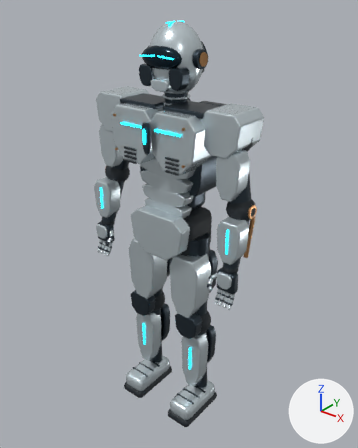
One commit to the glTF model assets/models/robot-player.glb: the scene before it, then after it.
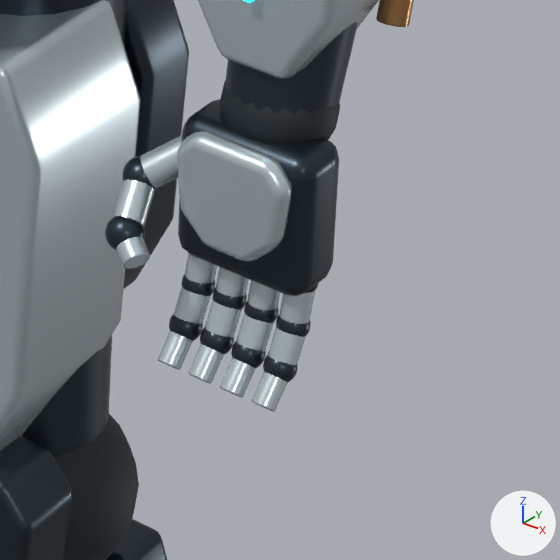
The first picture shows the older version from a 50 mm lens placed at (1.261, -1.559, 1.954), pointed at (0.005, 0.012, 0.98). The close-ups show the older and then the newer version on the part from 54% to 75% of the width and 57% to 74% of the height of that picture. Only the edits that show in the close-ups are written down. Lighting does not change. The marker at lower right points along +X, +Y and +Z. Vertices at exactly the same position are counted once.

Names of what the first close-up shows: 'ForearmL_native_batch', 'HandL_native_batch', 'ShinL_native_batch', 'ThighL_native_batch'.
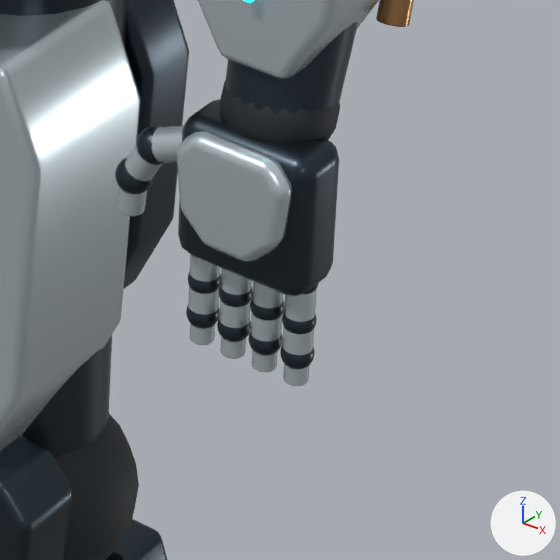
Location of each change, (x1, y1, x2, y2) in pixels of the close-ups (560 x 560 px; the box of a moved part takes in the faces that stretch with it):
'HandL_native_batch', reshaped (8% shorter)
    before: (105, 82, 340, 412)
    after: (115, 82, 340, 386)
part 1 of me_sphere_103, added
    after: (186, 305, 220, 329)
part 2 of me_sphere_103, added
    after: (217, 319, 251, 342)
part 3 of me_sphere_103, added
    after: (248, 331, 283, 356)
part 4 of me_sphere_103, added
    after: (280, 346, 315, 369)
part 5 of me_sphere_103, moved or reshaped
    before: (122, 156, 157, 190)
    after: (136, 126, 164, 165)
part 6 of me_sphere_103, moved or reshaped
    before: (105, 216, 145, 251)
    after: (115, 157, 154, 194)
part 7 of me_sphere_103, moved or reshaped
    before: (158, 331, 193, 370)
    after: (190, 323, 215, 345)
part 8 of me_sphere_103, moved or reshaped
    before: (189, 344, 224, 384)
    after: (220, 336, 246, 359)
part 9 of me_sphere_103, moved or reshaped
    before: (220, 358, 255, 398)
    after: (252, 350, 278, 372)
part 10 of me_sphere_103, moved or reshaped
    before: (252, 372, 287, 412)
    after: (283, 364, 309, 386)
part 11 of me_sphere_103, moved or reshaped
    before: (173, 287, 210, 324)
    after: (125, 146, 162, 181)
part 12 of me_sphere_103, moved or reshaped
    before: (236, 313, 273, 352)
    after: (117, 187, 147, 216)
part 13 of me_sphere_103, deleted
    before: (113, 179, 155, 226)
part 14 of me_sphere_103, deleted
    before: (116, 237, 150, 269)
part 15 of me_sphere_103, moved or reshaped
    before: (169, 253, 315, 383)
    after: (188, 254, 317, 355)
part 16 of me_sphere_103, moved or reshaped
    before: (140, 135, 182, 188)
    after: (151, 125, 184, 163)

Edits to the bpy script that builds the scene:
```text
Change me_sphere_103:
    remove me_sphere_103.from_pydata(...)  # 6238 vertices, 12348 faces; spans x 0.276..0.393, y -0.168..-0.058, z 0.765..0.955
    add me_sphere_103.from_pydata(...)  # 6240 vertices, 12348 faces; spans x 0.258..0.393, y -0.141..-0.058, z 0.769..0.955
    me_sphere_103 part 1: a new loose piece, a UV sphere (20 segments, 12 rings, poles along z) spanning x 0.309..0.328, y -0.119..-0.1, z 0.777..0.796, in mat_brushed_graphite_structural_frame_004 (dark blue #37424b)
    me_sphere_103 part 2: a new loose piece, a UV sphere (20 segments, 12 rings, poles along z) spanning x 0.33..0.349, y -0.119..-0.1, z 0.777..0.796, in mat_brushed_graphite_structural_frame_004 (dark blue #37424b)
    me_sphere_103 part 3: a new loose piece, a UV sphere (20 segments, 12 rings, poles along z) spanning x 0.351..0.37, y -0.119..-0.1, z 0.777..0.796, in mat_brushed_graphite_structural_frame_004 (dark blue #37424b)
    me_sphere_103 part 4: a new loose piece, a UV sphere (20 segments, 12 rings, poles along z) spanning x 0.372..0.391, y -0.119..-0.1, z 0.777..0.796, in mat_brushed_graphite_structural_frame_004 (dark blue #37424b)
    me_sphere_103 part 5: the loose piece of 222 vertices spanning x 0.276..0.298, y -0.139..-0.117, z 0.863..0.885 is moved by (-0.005, 0.02, 0.008)
    me_sphere_103 part 6: the loose piece of 222 vertices spanning x 0.283..0.305, y -0.164..-0.142, z 0.841..0.863 is moved by (-0.025, 0.044, 0.006)
    me_sphere_103 part 7: the loose piece of 160 vertices spanning x 0.311..0.325, y -0.147..-0.121, z 0.765..0.791 is multiplied about its middle by the matrix ((-1.0, 0.0, 0.0), (0.0, -0.747, 0.664), (0.0, 0.492, 0.553)), then moved by (0.0, 0.025, 0.0)
    me_sphere_103 part 8: the loose piece of 160 vertices spanning x 0.332..0.346, y -0.147..-0.121, z 0.765..0.791 is multiplied about its middle by the matrix ((-1.0, 0.0, 0.0), (0.0, -0.747, 0.664), (0.0, 0.492, 0.553)), then moved by (0.0, 0.025, 0.0)
    me_sphere_103 part 9: the loose piece of 160 vertices spanning x 0.353..0.367, y -0.147..-0.121, z 0.765..0.791 is multiplied about its middle by the matrix ((-1.0, 0.0, 0.0), (0.0, -0.747, 0.664), (0.0, 0.492, 0.553)), then moved by (0.0, 0.025, 0.0)
    me_sphere_103 part 10: the loose piece of 160 vertices spanning x 0.374..0.388, y -0.147..-0.121, z 0.765..0.791 is multiplied about its middle by the matrix ((-1.0, 0.0, 0.0), (0.0, -0.747, 0.664), (0.0, 0.492, 0.553)), then moved by (0.0, 0.025, 0.0)
    me_sphere_103 part 11: the loose piece of 160 vertices spanning x 0.31..0.327, y -0.133..-0.108, z 0.784..0.812 is turned -85.6 degrees about the z axis through its middle and scaled by 1.1, then moved by (-0.043, 0.012, 0.072)
    me_sphere_103 part 12: the loose piece of 160 vertices spanning x 0.352..0.369, y -0.133..-0.108, z 0.784..0.812 is multiplied about its middle by the matrix ((0.0, 0.873, -0.346), (-0.939, 0.0, 0.0), (0.0, 0.346, 0.873)), then moved by (-0.093, 0.012, 0.048)
    me_sphere_103 part 13: the loose piece of 160 vertices spanning x 0.278..0.303, y -0.159..-0.122, z 0.846..0.88 is deleted
    me_sphere_103 part 14: the loose piece of 160 vertices spanning x 0.289..0.313, y -0.168..-0.146, z 0.836..0.859 is deleted
    me_sphere_103 part 15: 16 vertices moved within x 0.311..0.389, y -0.112, z 0.804..0.814; 2602 vertices removed from x 0.309..0.391, y -0.136..-0.101, z 0.777..0.837; 2036 vertices added at x 0.309..0.391, y -0.119..-0.1, z 0.787..0.835
    me_sphere_103 part 16: 3 vertices moved within x 0.313..0.318, y -0.111..-0.101, z 0.887..0.903; 155 vertices removed from x 0.28..0.322, y -0.136..-0.098, z 0.866..0.904; 155 vertices added at x 0.278..0.319, y -0.118..-0.096, z 0.873..0.905
```
